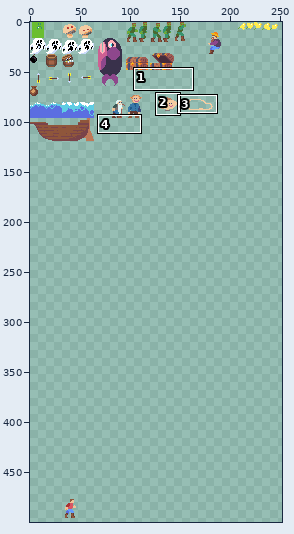
Sprite sheet: resources/textures/Entities.png. The first picture is a wide view before the edit; the outline marks the close-up.
Close-up. The starting point:
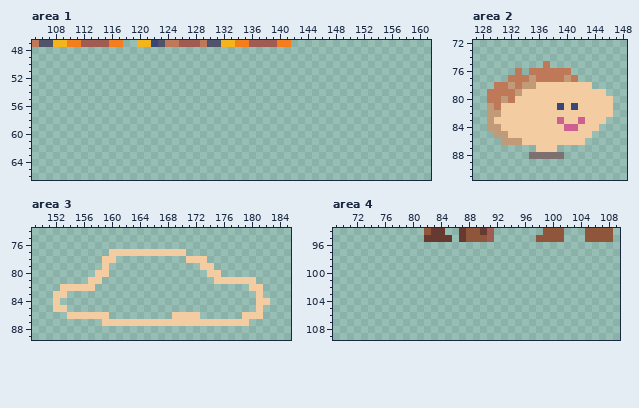
The file is 512x512 pixels. Colours within 5 levels of each other are drawn and written as one. Shown: area 1: x 105..161, y 47..66; area 2: x 127..148, y 72..91; area 3: x 149..185, y 74..89; area 4: x 69..109, y 94..109. The wide view leaves out empty margins.
Now the later version:
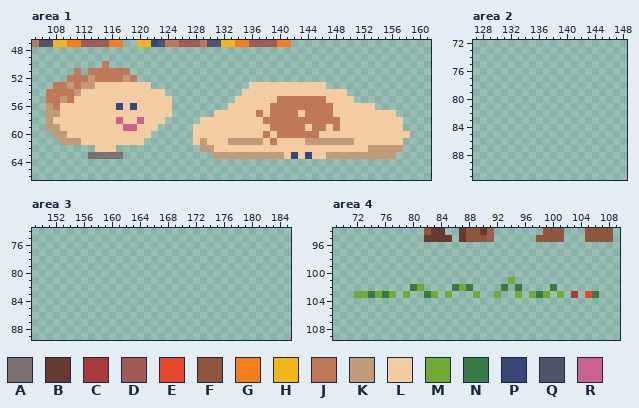
Palette (. is transparent): A #7d7071  B #663931  C #a93b3b  D #a05b53  E #e6482e  F #8f563b  G #f47e1b  H #f4b41b  J #bf7958  K #c19b77  L #f4cca1  M #71aa34  N #397b44  P #394778  Q #4f546b  R #cd6093
What changed:
--- area 1
@@ x 105..161 @@
 49 .........................................................
-50 .........................................................
-51 .........................................................
-52 .........................................................
-53 .........................................................
-54 .........................................................
-55 .........................................................
-56 .........................................................
-57 .........................................................
-58 .........................................................
-59 .........................................................
-60 .........................................................
-61 .........................................................
-62 .........................................................
-63 .........................................................
+50 ..........J..............................................
+51 ......J.JJJJJJ...........................................
+52 .....JJJKJJJJKJ..........................................
+53 ...JJKJKKLLLLLLLL..............LLLLLLLLLLL...............
+54 ..JJJJKLLLLLLLLLLLL...........LLLLLLLLLLLLLLL............
+55 ..JJKJLLLLLLLLLLLLLL.........LLLLLLJJJJJJJLLLL...........
+56 ..KJLLLLLLLLPLPLLLLL........LLLLLLJJJJJJJJJLLLLLL........
+57 ..KKLLLLLLLLLLLLLLLL......LLLLLLJLJJJJLJJJJLLLLLLLLL.....
+58 ..KLLLLLLLLLRLLRLLL.....LLLLLLLLLJJJJJJJJJJJLLLLLLLLL....
+59 ..KKLLLLLLLLLRRLLL.....LLLLLLLLLLLJJJJJLJJLJLLLLLLLLL....
+60 ...KKLLLLLLLLLLLL......LLLLLLLLLLJLJJJJJJLLLLLLLLLLLLL...
+61 ....KKKLLLLLLLLL.......LKLLLKKKKKLJLLLLKKKKKKKLLLLLLL....
+62 .........LLL............KKLLLLLLLLLLLLLLLLLLLLLLKKKKK....
+63 ........AAAAA.............KKKKKKKKKKLPLPLLKKKKKKKKKK.....
 64 .........................................................
--- area 2
@@ x 127..148 @@
 74 ......................
-75 ..........J...........
-76 ......J.JJJJJJ........
-77 .....JJJKJJJJKJ.......
-78 ...JJKJKKLLLLLLLL.....
-79 ..JJJJKLLLLLLLLLLLL...
-80 ..JJKJLLLLLLLLLLLLLL..
-81 ..KJLLLLLLLLPLPLLLLL..
-82 ..KKLLLLLLLLLLLLLLLL..
-83 ..KLLLLLLLLLRLLRLLL...
-84 ..KKLLLLLLLLLRRLLL....
-85 ...KKLLLLLLLLLLLL.....
-86 ....KKKLLLLLLLLL......
-87 .........LLL..........
-88 ........AAAAA.........
+75 ......................
+76 ......................
+77 ......................
+78 ......................
+79 ......................
+80 ......................
+81 ......................
+82 ......................
+83 ......................
+84 ......................
+85 ......................
+86 ......................
+87 ......................
+88 ......................
 89 ......................
--- area 3
@@ x 149..185 @@
 76 .....................................
-77 ...........LLLLLLLLLLL...............
-78 ..........LL..........LLL............
-79 ..........L.............LL...........
-80 .........LL..............LL..........
-81 ........LL................LLLLLL.....
-82 ....LLLLL......................LL....
-83 ...LL...........................L....
-84 ...L............................LL...
-85 ...LL...........................L....
-86 .....LLLLLL.........LLLL......LLL....
-87 ..........LLLLLLLLLLLLLLLLLLLLL......
+77 .....................................
+78 .....................................
+79 .....................................
+80 .....................................
+81 .....................................
+82 .....................................
+83 .....................................
+84 .....................................
+85 .....................................
+86 .....................................
+87 .....................................
 88 .....................................
--- area 4
@@ x 69..109 @@
 100 .........................................
-101 .........................................
-102 .........................................
-103 .........................................
+101 .........................M...............
+102 ...........NM....NMN....N.N....N.........
+103 ...MMNMNM.M..NM.M...M..M..M.MNM.M.C.EN...
 104 .........................................
